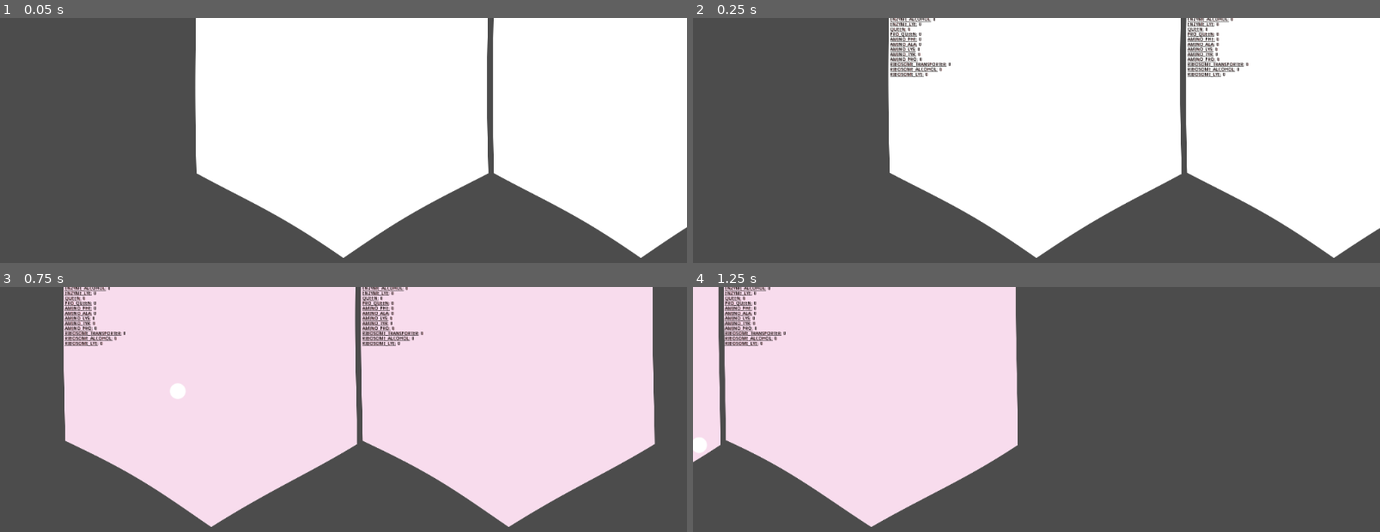
Above: before the commit, frames 1-4 (two rows, left to right).
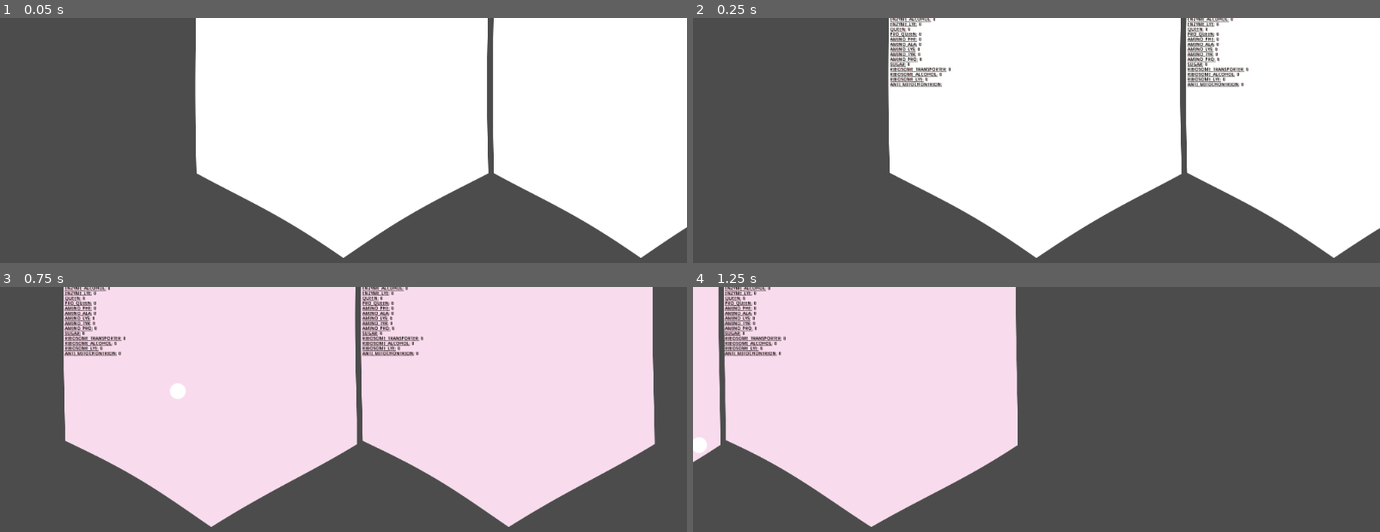
Above: after the commit, the same moments.

Repository: tobyp/hackathon2020
Game: Godot game, scene res://main.tscn
Same seed, same stepped clock (60 frames per second), same inputs: the game is played once before the commit and once after it.
Inputs (mouse positions are in pixels of both pictures, inside the frame that each line leads up to):
- Up to frame 1 (0.05 s): no input
- Up to frame 2 (0.25 s): no input
- Up to frame 3 (0.75 s): tap Enter at 0.5 s; move the mouse to (494, 468) at 0.52 s; hold D from 0.53 s (still down); click (494, 468) at 0.67 s
- Up to frame 4 (1.25 s): keep holding D

Frame 1 is identical in both runs. In frame 2, 0.9% of the frame differs, in the area x 28-81%, y 18-29%; in frame 3, 0.9%; in frame 4, 0.5%.

Commit message:
Add automatic recipes

Diff:
--- a/cells/cell.gd
+++ b/cells/cell.gd
@@ -61,7 +61,7 @@
 # Called every game step.
 func simulate():
 	_process_pressure()
-	_process_potential_recipes()
+	_process_recipes()
 	_display_debug()
 
 # Generate a random coordinate inside a cell (relative to its center)
@@ -101,7 +101,7 @@
 				var demand_neighbor = demand_neighbors[n]
 				self._push_particles(t, n, round(budget * demand_neighbor / demand_total) as int)
 
-func _process_potential_recipes():
+func _process_recipes():
 	var recipes = Recipe.matches(particle_counts)
 	for c in $RecipeButtons.get_children():
 		var found = false
@@ -118,11 +118,15 @@
 		else:
 			recipes.remove(found_i)
 	for r in recipes:
-		# Add
-		var button = Button.new()
-		button.text = "Craft " + Globals.particle_type_get_name(r.output)
-		button.connect("pressed", self, "_craft", [r])
-		$RecipeButtons.add_child(button)
+		if r.automatic:
+			# Run recipe
+			_craft(r)
+		else:
+			# Add button
+			var button = Button.new()
+			button.text = "Craft " + Globals.particle_type_get_name(r.output)
+			button.connect("pressed", self, "_craft", [r])
+			$RecipeButtons.add_child(button)
 
 func _craft(r: Recipe):
 	print("Crafting %s" % Globals.particle_type_get_name(r.output))
--- a/cells/recipe.gd
+++ b/cells/recipe.gd
@@ -2,6 +2,7 @@
 
 var inputs = {}
 var output: int
+var automatic: bool
 
 static func matches(particle_counts: Dictionary) -> Array:
 	var this = load("res://cells/recipe.gd")
@@ -10,13 +11,14 @@
 		this.new({ Globals.ParticleType.PROTEIN_WHITE: 1, Globals.ParticleType.AMINO_PHE: 1, }, Globals.ParticleType.RIBOSOME_TRANSPORTER),
 		this.new({ Globals.ParticleType.PROTEIN_WHITE: 1, Globals.ParticleType.AMINO_LYS: 1, }, Globals.ParticleType.RIBOSOME_LYE),
 
-		# Auto recipes
-		#this.new({ Globals.ParticleType.RIBOSOME_TRANSPORTER: 1, Globals.ParticleType.PROTEIN_WHITE: 1, }, Globals.ParticleType.PROTEIN_TRANSPORTER),
-		#this.new({ Globals.ParticleType.RIBOSOME_TRANSPORTER: 1, Globals.ParticleType.PROTEIN_WHITE: 1, }, Globals.ParticleType.ENZYME_ALCOHOL),
-		#this.new({ Globals.ParticleType.RIBOSOME_LYE: 1, Globals.ParticleType.PROTEIN_WHITE: 1, }, Globals.ParticleType.ENZYME_LYE),
-
 		this.new({ Globals.ParticleType.PROTEIN_WHITE: 100, Globals.ParticleType.AMINO_TYR: 1, }, Globals.ParticleType.QUEEN),
 		this.new({ Globals.ParticleType.PROTEIN_WHITE: 1000, Globals.ParticleType.AMINO_PRO: 1, }, Globals.ParticleType.PRO_QUEEN),
+
+		# Auto recipes
+		this.new({ Globals.ParticleType.RIBOSOME_TRANSPORTER: 1, Globals.ParticleType.PROTEIN_WHITE: 1, }, Globals.ParticleType.PROTEIN_TRANSPORTER, true),
+		this.new({ Globals.ParticleType.RIBOSOME_TRANSPORTER: 1, Globals.ParticleType.PROTEIN_WHITE: 1, }, Globals.ParticleType.ENZYME_ALCOHOL, true),
+		this.new({ Globals.ParticleType.RIBOSOME_LYE: 1, Globals.ParticleType.PROTEIN_WHITE: 1, }, Globals.ParticleType.ENZYME_LYE, true),
+		this.new({ Globals.ParticleType.ANTI_MITOCHONTRION: 1, Globals.ParticleType.PROTEIN_TRANSPORTER: 1, }, Globals.ParticleType.SUGAR, true),
 	];
 
 	var rs = []
@@ -25,20 +27,22 @@
 			rs.push_back(r)
 	return rs
 
-func _init(input: Dictionary, outpu: int):
+func _init(input: Dictionary, outpu: int, auto: bool = false):
 	self.inputs = input
 	self.output = outpu
+	self.automatic = auto
 
 func recipe_matches(particle_counts: Dictionary) -> bool:
 	for t in Globals.ParticleType.values():
-		if inputs.has(int(t)) or particle_counts[t] < inputs[t]:
+		if inputs.has(t) and particle_counts[t] < inputs[t]:
 			return false
 	return true
 
 func subtract_resources(particle_counts: Dictionary):
 	for t in Globals.ParticleType.values():
-		if inputs.has(int(t)) or particle_counts[t] < inputs[t]:
-			print("Cannot craft…")
-		elif !Globals.particle_type_is_factory(t):
-			# Factories are not used
-			particle_counts[t] -= inputs[t]
+		if inputs.has(t):
+			if particle_counts[t] < inputs[t]:
+				print("Cannot craft…")
+			elif !Globals.particle_type_is_factory(t):
+				# Factories are not used
+				particle_counts[t] -= inputs[t]
--- a/globals.gd
+++ b/globals.gd
@@ -13,9 +13,13 @@
 	AMINO_LYS, # Cyan
 	AMINO_TYR, # Violet
 	AMINO_PRO, # Pink
+	SUGAR, # White
 	RIBOSOME_TRANSPORTER,
 	RIBOSOME_ALCOHOL,
 	RIBOSOME_LYE,
+
+	# Uses the energy of your pc to create sugar, lives in sugar cells
+	ANTI_MITOCHONTRION,
 }
 
 ### FUNCTIONS
@@ -43,6 +47,8 @@
 			return "Tyrosin"
 		ParticleType.AMINO_PRO:
 			return "Prolin"
+		ParticleType.SUGAR:
+			return "Sugar"
 		ParticleType.RIBOSOME_TRANSPORTER:
 			return "Transporter Ribosome"
 		ParticleType.RIBOSOME_ALCOHOL:
@@ -63,4 +69,6 @@
 			return true
 		ParticleType.RIBOSOME_LYE:
 			return true
+		ParticleType.ANTI_MITOCHONTRION:
+			return true
 	return false
